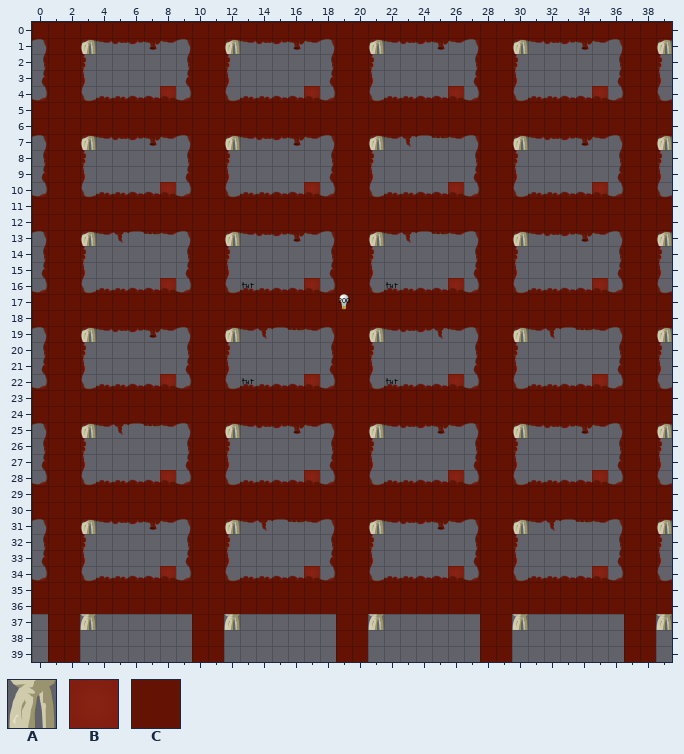
One commit to this Tiled map: data/assets/Maps/tutorial.tmx. Above is the file before it was changed.
Cells are 64x64 px. Shown: x 0..39, y 0..39.
Key: from "BoneVerticalThin": A 0 "Line"; from "MeatEdible": B 0 "Block"; from "MeatNonEdible": C 0 "NonEdible".
_ is an empty cell.
Layers that did not change in this view are not listed.
Layer "Level" before, first column x 0:
 9 _CC_______CC_______CC_______CC_______CC_
10 _CC_____B_CC_____B_CC_____B_CC_____B_CC_
11 CCCCCCCCCCCCCCCCCCCCCCCCCCCCCCCCCCCCCCCC
12 CCCCCCCCCCCCCCCCCCCCCCCCCCCCCCCCCCCCCCCC
13 _CCA______CCA______CCA______CCA______CCA
14 _CC_______CC_______CC_______CC_______CC_
15 _CC_______CC_______CC_______CC_______CC_
16 _CC_____B_CC_____B_CC_____B_CC_____B_CC_
17 CCCCCCCCCCCCCCCCCCCCCCCCCCCCCCCCCCCCCCCC
18 CCCCCCCCCCCCCCCCCCCCCCCCCCCCCCCCCCCCCCCC
19 _CCA______CCA______CCA______CCA______CCA
20 _CC_______CC_______CC_______CC_______CC_
21 _CC_______CC_______CC_______CC_______CC_
22 _CC_____B_CC_____B_CC_____B_CC_____B_CC_
23 CCCCCCCCCCCCCCCCCCCCCCCCCCCCCCCCCCCCCCCC
24 CCCCCCCCCCCCCCCCCCCCCCCCCCCCCCCCCCCCCCCC
25 _CCA______CCA______CCA______CCA______CCA
26 _CC_______CC_______CC_______CC_______CC_
27 _CC_______CC_______CC_______CC_______CC_
28 _CC_____B_CC_____B_CC_____B_CC_____B_CC_
29 CCCCCCCCCCCCCCCCCCCCCCCCCCCCCCCCCCCCCCCC
30 CCCCCCCCCCCCCCCCCCCCCCCCCCCCCCCCCCCCCCCC
31 _CCA______CCA______CCA______CCA______CCA
32 _CC_______CC_______CC_______CC_______CC_
33 _CC_______CC_______CC_______CC_______CC_
34 _CC_____B_CC_____B_CC_____B_CC_____B_CC_
35 CCCCCCCCCCCCCCCCCCCCCCCCCCCCCCCCCCCCCCCC
36 CCCCCCCCCCCCCCCCCCCCCCCCCCCCCCCCCCCCCCCC
37 _CCA______CCA______CCA______CCA______CCA
38 _CC_______CC_______CC_______CC_______CC_
39 _CC_______CC_______CC_______CC_______CC_
After the commit:
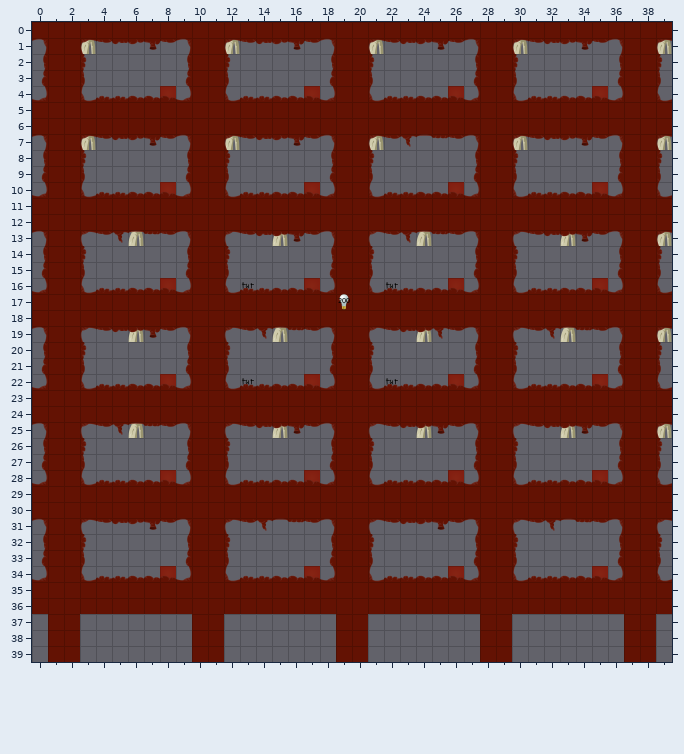
Message: Moved the bone over in the tutorial level
What changed:
Changed rows in their new state; . is an unchanged cell.
Layer "Level":
first column x 3:
13 _..A....._..A....._..A....._..A
first column x 3:
19 _..A....._..A....._..A....._..A
first column x 3:
25 _..A....._..A....._..A....._..A
first column x 3:
31 _........_........_........_........_
first column x 3:
37 _........_........_........_........_
